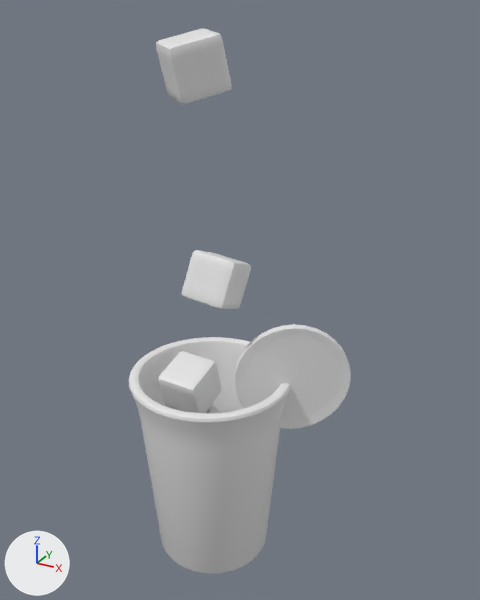
A saved change to the OBJ model public/assets/drink-baked/blog0025.obj.
One viewpoint serves both versions: a 50 mm camera at (5.43, -8.79, 9.64) aimed at (0.46, 0.24, 5.12). The lights are fixed; the arrows at lower left show +X, +Y and +Z. The first picture is the older version. Where no turn or scale is listed for an object, it has been applied to the vertices.
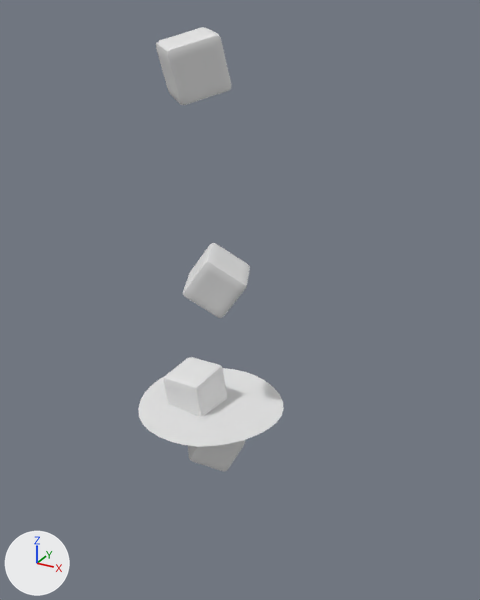
Where the change shows, as pixel boxes [x1, y1, x2, y2] in the pictures (480 x 600 px; the box of a moved part takes in the faces that stretch with it):
'Cylinder', deleted: before [129, 337, 290, 574]
'Circle.001', deleted: before [234, 324, 351, 429]
'Cube.002', reshaped (27% taller): before [182, 250, 251, 309]; after [183, 243, 250, 318]
'Cube.001', reshaped: before [158, 351, 222, 413]; after [164, 357, 227, 417]
part 3 of me_plane, moved or reshaped (not visible before): after [138, 368, 284, 447]

Patch to the scene script:
```diff
--- a/public/assets/drink-baked/blog0025.obj.py
+++ b/public/assets/drink-baked/blog0025.obj.py
@@ me_cube_001 @@
 # used by ob_cube_001; location = (0.0, 0.0, 0.0)
-me_cube_001.from_pydata(...)  # 386 vertices, 384 faces; spans x -0.838..-0.008, y -0.508..0.473, z 2.869..3.833
+me_cube_001.from_pydata(...)  # 386 vertices, 384 faces; spans x -0.756..0.161, y -0.504..0.433, z 2.843..3.758
+# me_cube_001 part 1: the whole mesh is multiplied about its middle by the matrix ((0.995, 0.086, -0.059), (-0.074, 0.98, 0.184), (0.073, -0.179, 0.981)), then moved by (0.126, -0.018, -0.05)
@@ me_cube_002 @@
 # used by ob_cube_002; location = (0.0, 0.0, 0.0)
-me_cube_002.from_pydata(...)  # 386 vertices, 384 faces; spans x -0.324..0.586, y -0.46..0.554, z 4.953..6.02
+me_cube_002.from_pydata(...)  # 386 vertices, 384 faces; spans x -0.493..0.755, y -0.498..0.592, z 4.931..6.042
+# me_cube_002 part 2: the whole mesh is multiplied about its middle by the matrix ((0.405, 0.898, 0.17), (-0.914, 0.389, 0.118), (0.04, -0.203, 0.978))
@@ me_plane @@
 # used by ob_plane; location = (0.0, 0.0, 0.0)
-me_plane.from_pydata(...)  # 248 vertices, 70 faces; spans x -1.31..1.31, y -1.3..1.3, z 3.03..3.11
+me_plane.from_pydata(...)  # 218 vertices, 161 faces; spans x -1.31..1.31, y -1.31..1.31, z 3.03..3.11
+# me_plane part 3: 10 vertices moved from x -0.5..0.5, y -1.3..1.3, z 3.05..3.07 to x -0.5..0.5, y -1.31..1.31, z 3.05..3.07; 180 vertices removed from x -1.3..1.3, y -1.3..1.3, z 3.03..3.11; 150 vertices added at x -1.29..1.29, y -1.3..1.3, z 3.03..3.1
@@ ob_circle_001 @@
-ob_circle_001 = bpy.data.objects.new('Circle.001', me_circle_001)
-ob_circle_001.location = (0.0, 0.0, 0.0)
@@ ob_cylinder @@
-ob_cylinder = bpy.data.objects.new('Cylinder', me_cylinder)
-ob_cylinder.location = (0.0, 0.0, 0.0)
```
